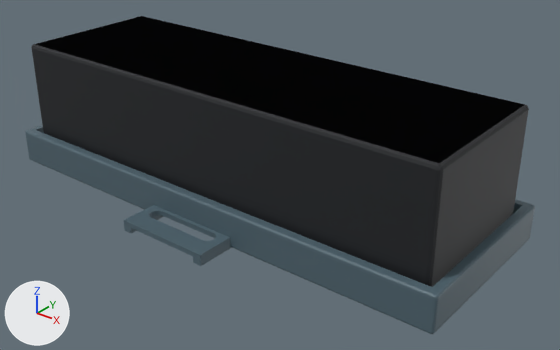
Two versions of the glTF model apps/web/public/models/mk2/battery_large.glb, one commit apart.
The view is the same before and after, from a camera (50 mm lens) standing at (1.024, -1.188, 1.121) and looking at (0.068, 0.006, 0.38). The axes (+X, +Y, +Z) are drawn at lower left. The lights are the same throughout. The first picture is the older version. Where no turn or scale is listed for an object, it has been applied to the vertices.

Objects in the first picture: 'mesh_rubber_and_chip_3', 'print_battery_tray'.
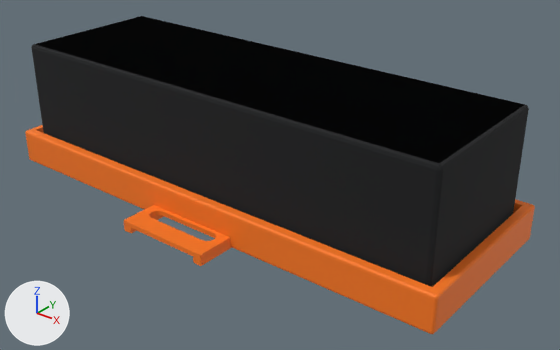
Diff of the bpy script that builds the scene:
```diff
--- a/apps/web/public/models/mk2/battery_large.glb.py
+++ b/apps/web/public/models/mk2/battery_large.glb.py
@@ mat_rubber_and_chip @@
 mat_rubber_and_chip.base_color = (0.012, 0.014, 0.017)  # black #1d1f23
-mat_rubber_and_chip.roughness = 0.6
+mat_rubber_and_chip.roughness = 0.94
@@ mat_petg @@
 mat_petg = principled_material('petg')
-mat_petg.base_color = (0.08, 0.13, 0.16)  # dark blue #50656f
+mat_petg.base_color = (1.0, 0.195, 0.0103)  # orange #ff7a1a
+mat_petg.roughness = 0.65
```

Boxes (x1, y1, x2, y2) around the edits, measured in the pictures (560 x 350 px):
'mesh_rubber_and_chip_3', surface changed: (32, 43, 529, 287) in both
'print_battery_tray', recoloured, surface changed (dark blue to orange): (25, 125, 535, 334) in both
